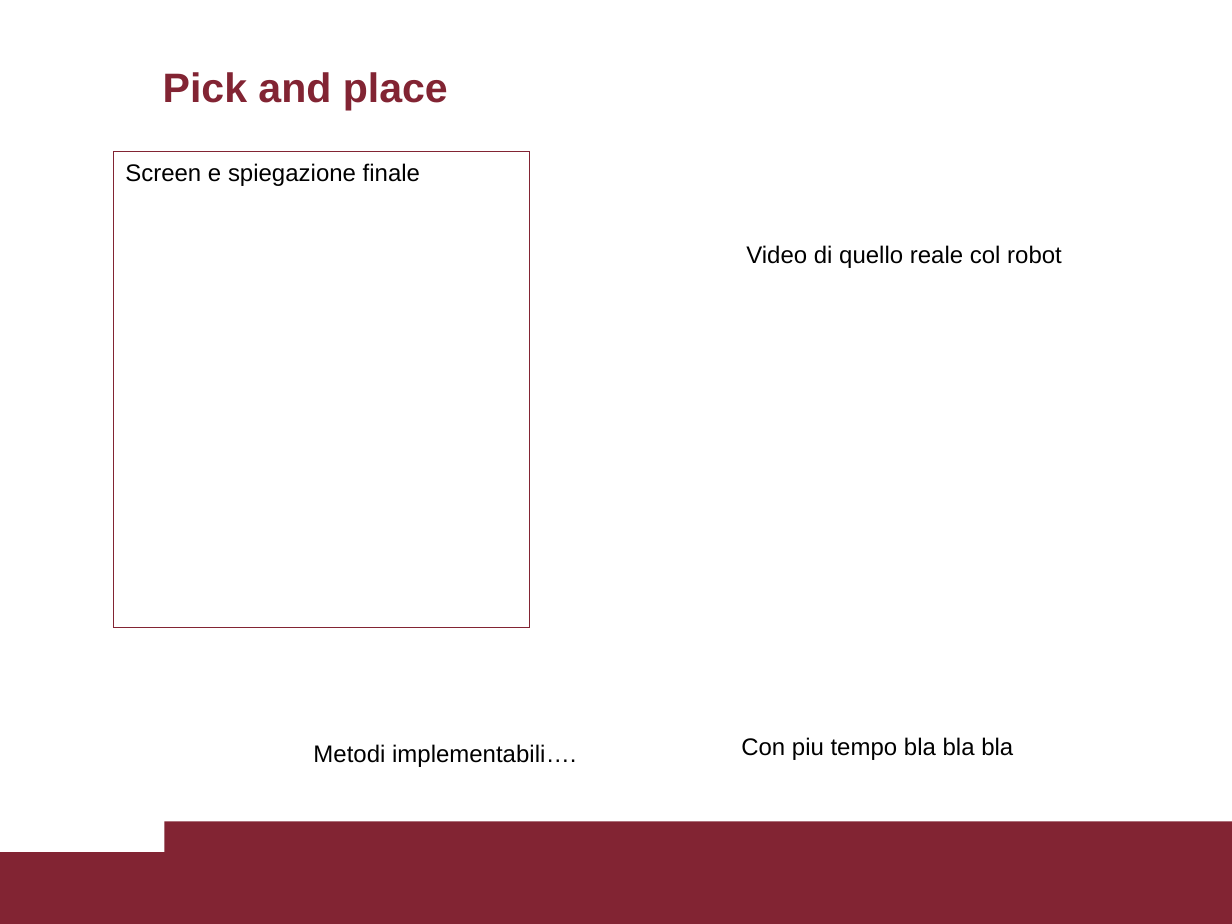
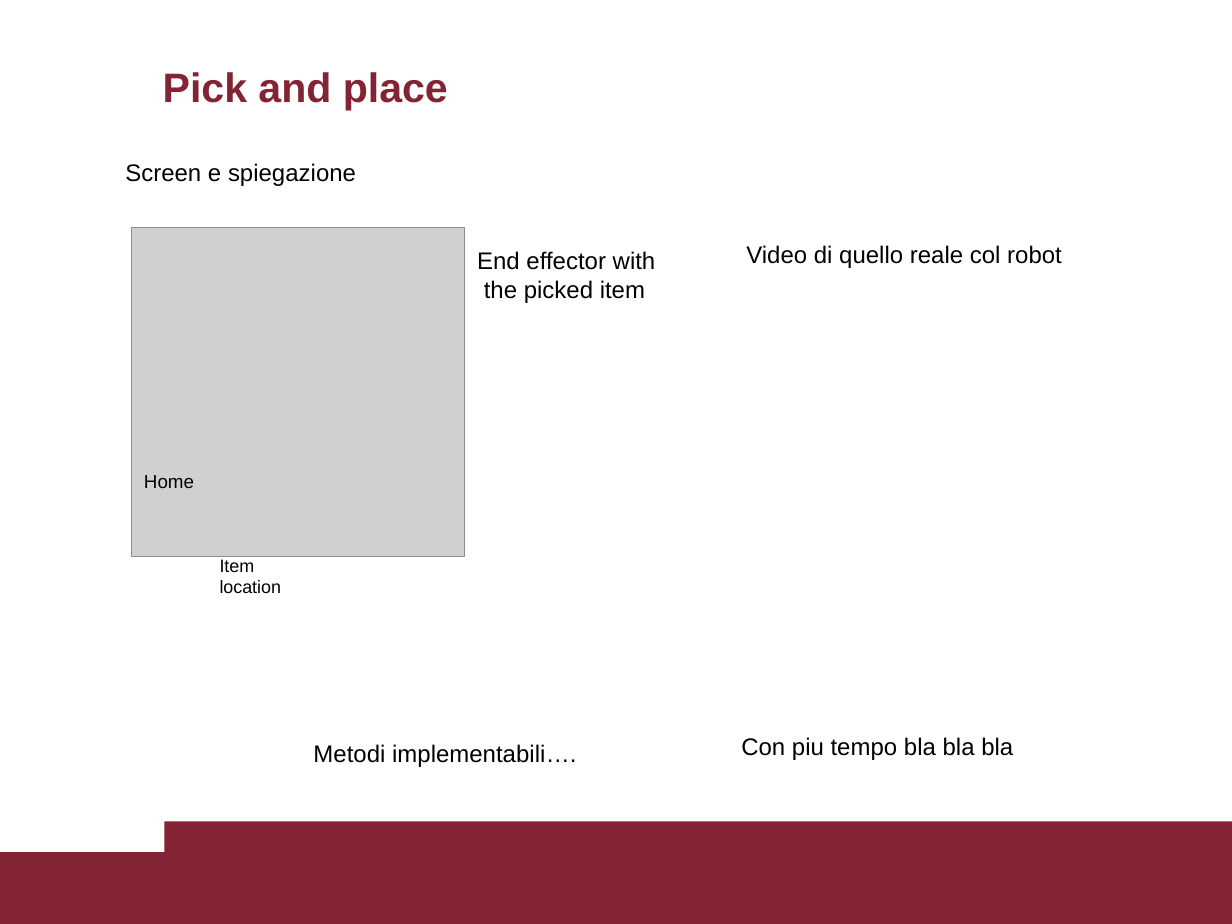
Before and after one commit to Nicodman/Reasoning_Agents_2020, a slide deck: slide 8 of Resogning_Agents.pptx. Drawn at 1232x924 pixels with LibreOffice and Linux fonts; fonts in the diff are those of the drawing; grey boxes stand for pictures. Boxes give left, top, right and bottom in pixels: in the first picture for what was removed or moved away, otherwise in the second. Text is boxed around its words. In the diff, an @@ line names an element or a change of style, - is before the commit and + after.

```diff
--- a/Resogning_Agents.pptx
+++ b/Resogning_Agents.pptx
@@ text "Screen e spiegazione" moved from (x1=113, y1=152, x2=530, y2=628) to (x1=125, y1=163, x2=356, y2=186) @@
@@ text "Screen e spiegazione" at (x1=125, y1=163, x2=356, y2=186): outline #822433 0.75 pt to none @@
@@ text at (x1=125, y1=163, x2=356, y2=186): text changed @@
-Screen e spiegazione finale
+Screen e spiegazione
@@ picture added at (x1=132, y1=228, x2=464, y2=557) @@
@@ text added at (x1=477, y1=251, x2=656, y2=303), 14 pt, text #000000 @@
+End effector with
+the picked item
@@ text added at (x1=144, y1=475, x2=194, y2=488), 11 pt, text #000000 @@
+Home
@@ text added at (x1=220, y1=559, x2=282, y2=593), 10.5 pt, text #000000 @@
+Item
+location
```
Also in this commit, not shown: 3 other slides changed.
